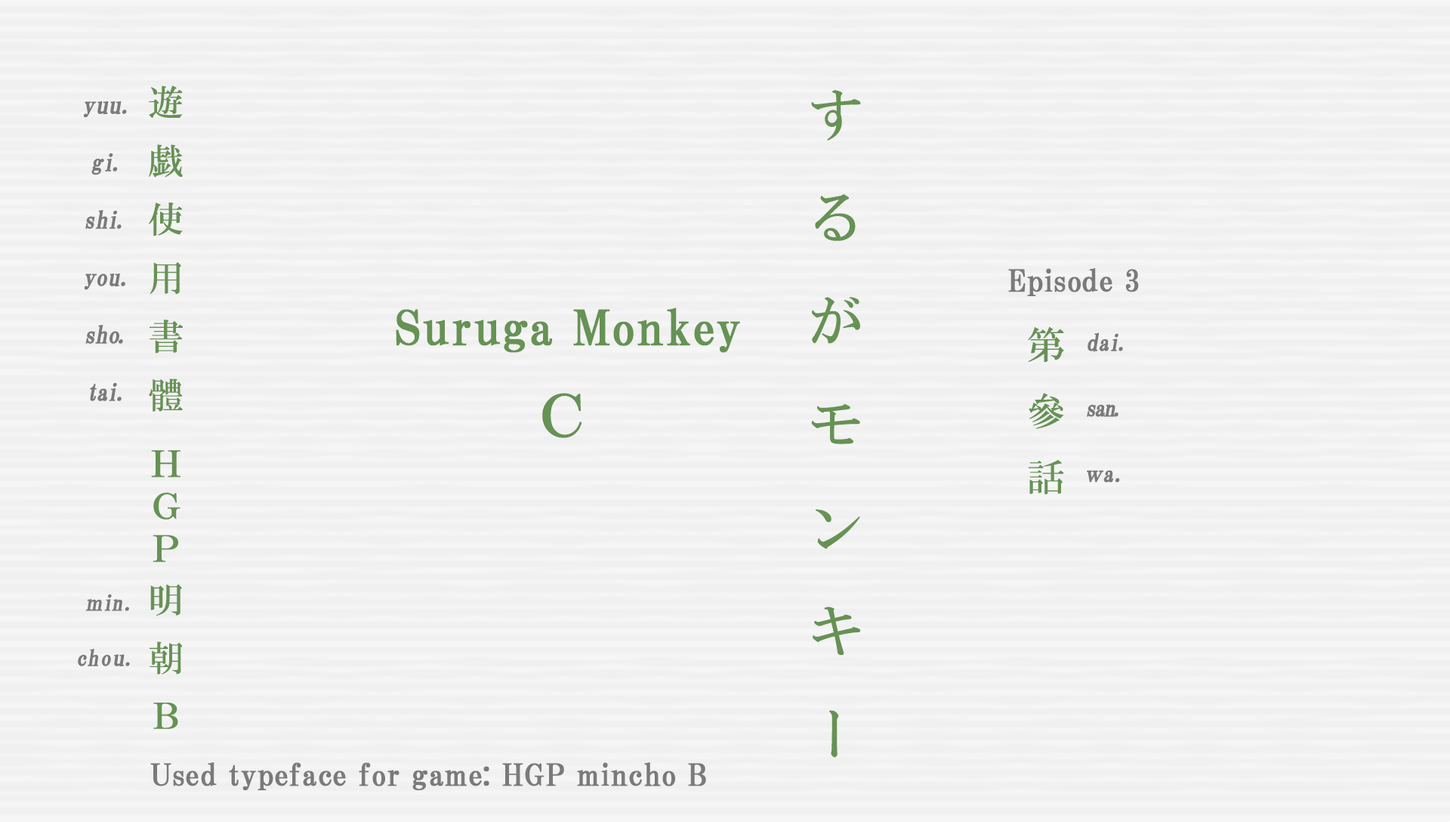
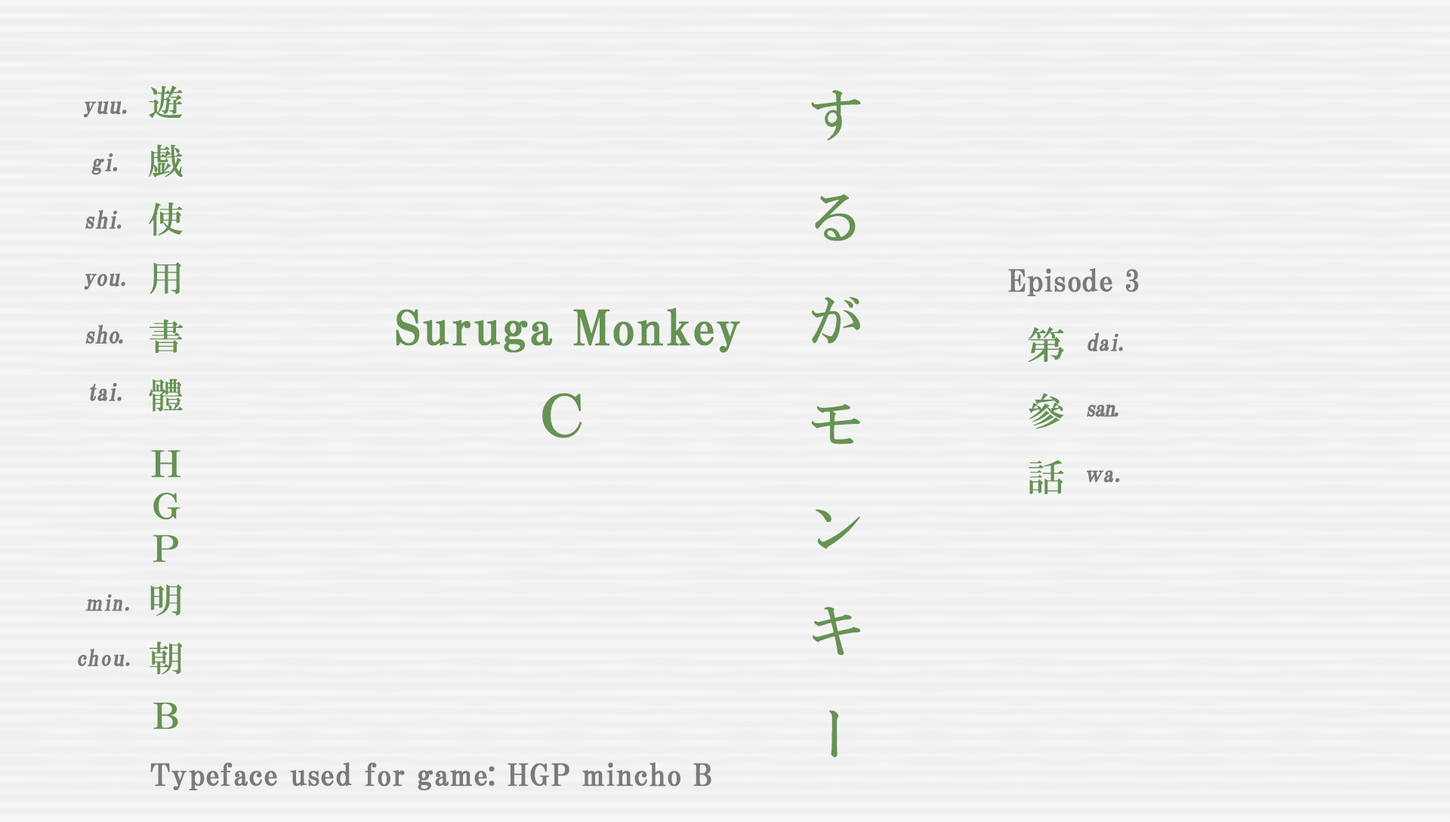
Two versions of the same layered image (1450 × 822). Layer-by-layer changes:
renamed "Used typeface for game: HGP mincho B" to "Typeface used for game: HGP mincho B", painted on it over (150, 761, 712, 790)
